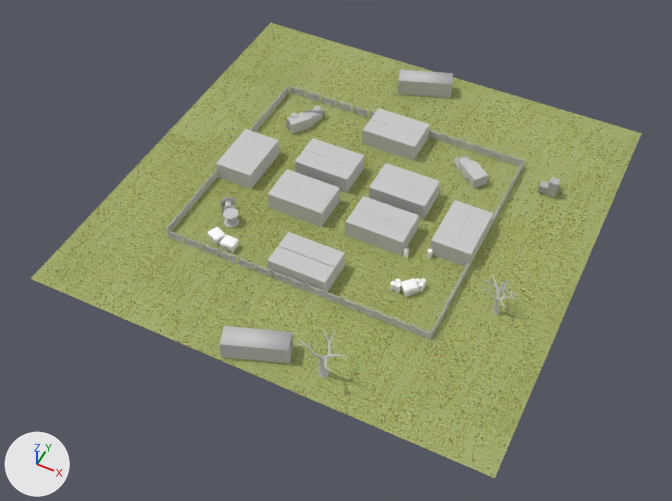
The FBX model Game/Assets/modelData/Background.FBX as it was, and as the next commit left it.
Both versions are drawn from a 50 mm camera at (60.4, -131.6, 145.4) aimed at (0.4, -11.7, -4.5). Every picture has the same lights, and +X, +Y and +Z are marked at lower left. Where no turn or scale is listed for an object, it has been applied to the vertices.

In view in the first picture: 'Plane001', 'container_002', 'container_005', 'container_007', 'container_009', 'container_010', 'container_012', 'container_014', 'container_015', 'container_1', 'container_2', 'container_2_open', 'container_2_open001'.
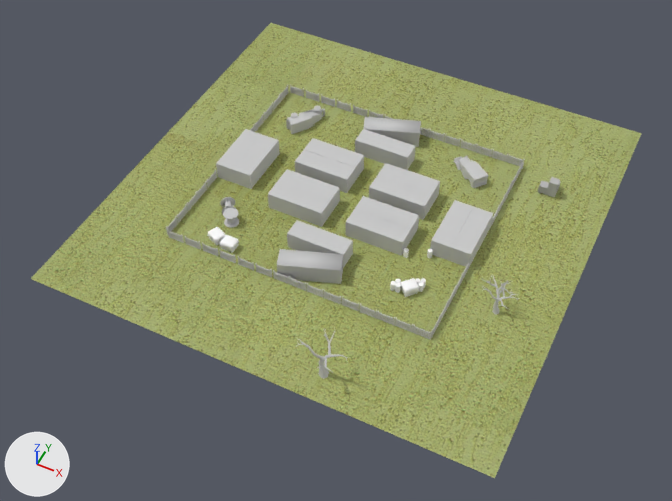
Boxes [x1, y1, x2, y2] around the edits, measured in the pictures (672 x 501 px):
'container_2_open', moved
    before: [220, 326, 293, 364]
    after: [277, 249, 343, 284]
'container_2_open001', moved
    before: [398, 70, 453, 98]
    after: [363, 117, 421, 147]
'container_007', moved
    before: [362, 119, 422, 161]
    after: [355, 129, 415, 170]
'container_2', moved
    before: [278, 232, 345, 280]
    after: [287, 220, 353, 268]
'container_015', deleted
    before: [267, 246, 335, 294]
'container_014', deleted
    before: [371, 108, 430, 149]

Diff of the bpy script that builds the scene:
```diff
--- a/Game/Assets/modelData/Background.FBX.py
+++ b/Game/Assets/modelData/Background.FBX.py
@@ ob_container_014 @@
-ob_container_014 = bpy.data.objects.new('container_014', me_mesh_098)
-ob_container_014.location = (-0.8, 23.9, 2.0)
@@ ob_container_007 @@
 ob_container_007 = bpy.data.objects.new('container_007', me_mesh_010)
-ob_container_007.location = (-0.8, 19.5, 2.0)
+ob_container_007.location = (-0.8, 15.6, 2.0)
@@ ob_container_2_open001 @@
 ob_container_2_open001 = bpy.data.objects.new('container_2_open001', me_mesh_047)
-ob_container_2_open001.location = (-1.9, 41.9, 2.0)
+ob_container_2_open001.location = (-1.9, 22.0, 2.0)
@@ ob_container_2_open @@
 ob_container_2_open = bpy.data.objects.new('container_2_open', me_mesh_046)
-ob_container_2_open.location = (0.3, -45.0, 2.0)
+ob_container_2_open.location = (0.3, -23.2, 2.0)
@@ ob_container_015 @@
-ob_container_015 = bpy.data.objects.new('container_015', me_mesh_099)
-ob_container_015.location = (-0.8, -25.0, 2.0)
@@ ob_container_2 @@
 ob_container_2 = bpy.data.objects.new('container_2', me_mesh_009)
-ob_container_2.location = (-0.8, -20.5, 2.0)
+ob_container_2.location = (-0.8, -16.8, 2.0)
```
